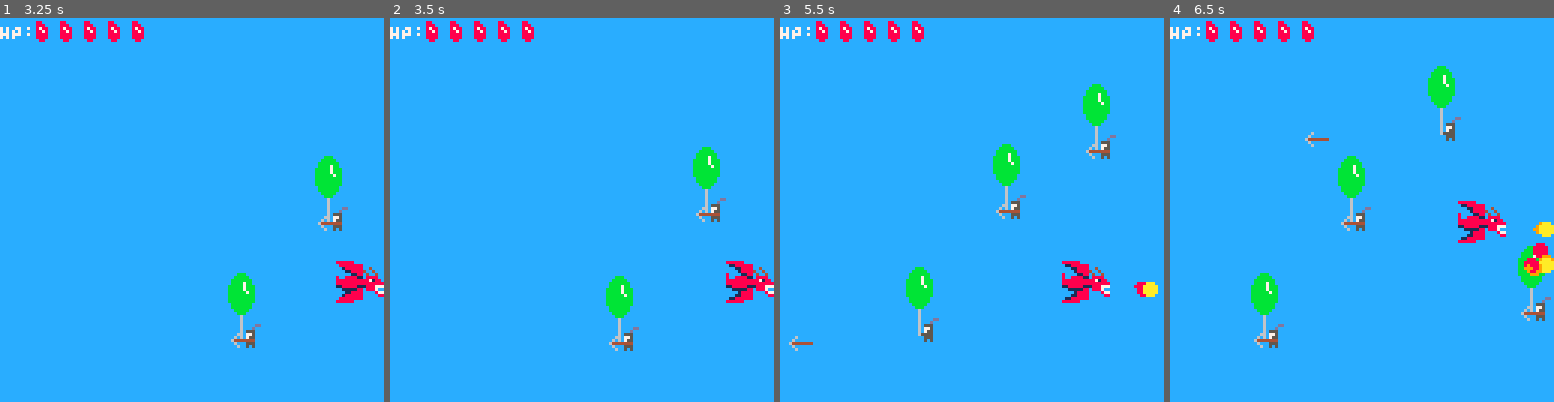
Above: before the commit, frames 1-4 (left to right).
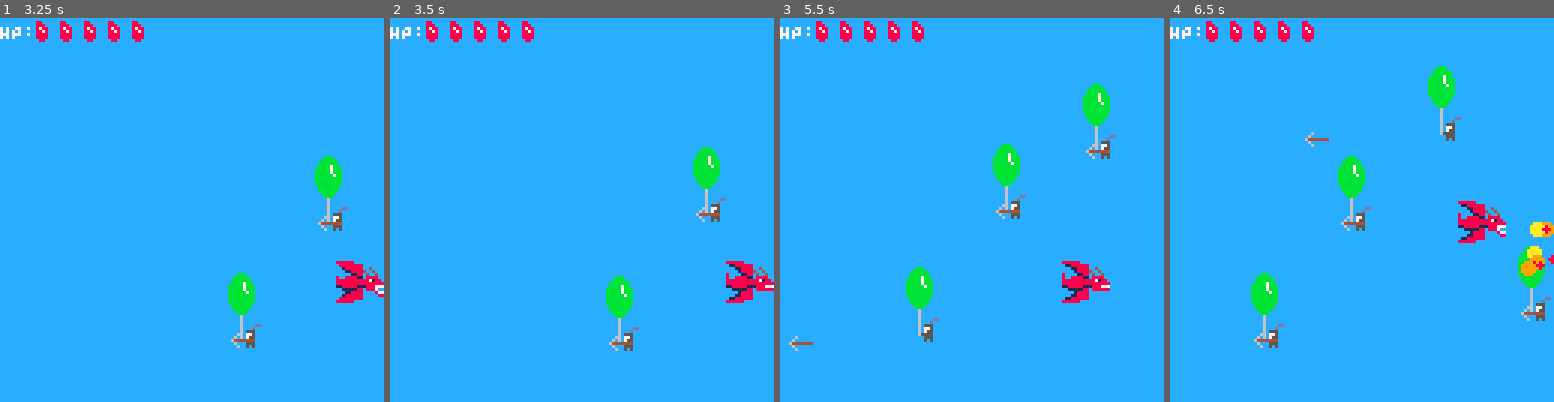
Above: after the commit, the same moments.

Repository: Sleeping-Robot-Games/dragons-scale
Game: PICO-8 cartridge dragons-scale.p8
The game is run twice, just before and just after one commit, with the same random seed, the same clock (stepped at 60 frames per second) and the same inputs.
Inputs:
- Up to frame 1 (3.25 s): tap O (Z key) at 0.33, 0.7, 1.43, 2.22, 3.1 s; tap X (X key) at 1.07, 2.07, 2.4, 2.73, 3.07 s; hold Left 1.97-2.37 s; hold Down 2.42-2.82 s; hold Right from 2.87 s (still down)
- Up to frame 2 (3.5 s): keep holding Right; tap X (X key) at 3.4 s
- Up to frame 3 (5.5 s): release Right at 3.53 s; hold Up 3.58-4.08 s; tap X (X key) every 0.33 s from 3.73 to 5.4 s; tap O (Z key) at 3.98, 4.87 s; hold Right 4.13-4.53 s; hold Down 4.58-5.08 s; hold Left from 5.13 s (still down)
- Up to frame 4 (6.5 s): tap X (X key) at 5.73, 6.07, 6.4 s; tap O (Z key) at 5.75 s; release Left at 5.8 s; hold Up 5.85-6.18 s; hold Left from 6.23 s (still down)

Frame 1 is identical in both runs. In frame 2, less than 0.1% of the frame differs, in the area x 97-100%, y 70-73%; in frame 3, 0.3%; in frame 4, 0.7%, in the area x 91-100%, y 53-68%.

Commit message:
fireball cd and sfx

Diff:
--- a/scripts/main.lua
+++ b/scripts/main.lua
@@ -5,20 +5,7 @@
 knight_timer = 0
 
 function _init()
-    player = {
-        x = 10,
-        y = 64,
-        speed = 2,
-        hp = 6,
-        invincible_timer = 0,
-        is_flashing = false,
-        is_dashing = false,
-        dash_timer = 0,
-        dash_duration = 10,
-        is_shooting = false,
-        frame_timer = 0,
-        wing_state = 1
-    }
+    init_player()
 
     -- DEBUG spawn first knight:
     spawn_knight()
--- a/scripts/player.lua
+++ b/scripts/player.lua
@@ -1,3 +1,22 @@
+function init_player()
+    player = {
+        x = 10,
+        y = 64,
+        speed = 2,
+        hp = 6,
+        invincible_timer = 0,
+        is_flashing = false,
+        is_dashing = false,
+        dash_timer = 0,
+        dash_duration = 10,
+        is_shooting = false,
+        frame_timer = 0,
+        wing_state = 1,
+        fireball_timer = 0,
+        fireball_cd = 10
+    }
+end
+
 function player_movement()
     if (btn(0)) player.x = max(0, player.x - player.speed)
     if (btn(1)) player.x = min(128 - 16, player.x + player.speed)
@@ -24,6 +43,9 @@
     -- Increment frame timer
     player.frame_timer += 1
 
+    -- Increment fireball timer
+    player.fireball_timer += 1
+
     -- Decrease the invincibility timer if it's active
     if player.invincible_timer > 0 then
         player.invincible_timer -= 1
@@ -43,11 +65,14 @@
 end
 
 function shoot_fireball()
-    -- TODO: Add cooldown. Unlock to make faster?
-    if btnp(5) and player.invincible_timer <= 0 then
+    -- TODO: Unlock to make cd faster?
+    if btnp(5) and player.fireball_timer > player.fireball_cd and player.invincible_timer <= 0 then
         add(fireballs, { x = player.x + 16, y = player.y + 2, speed = 3, fire_particles = {} })
         player.is_shooting = true
         player.frame_timer = 0
+        player.fireball_timer = 0
+
+        sfx(0)
     end
 end
 
Not shown, changed: the sound effects (__sfx__) section of dragons-scale.p8
